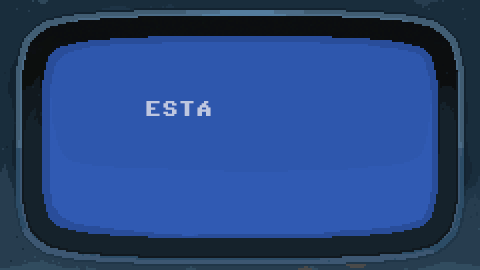
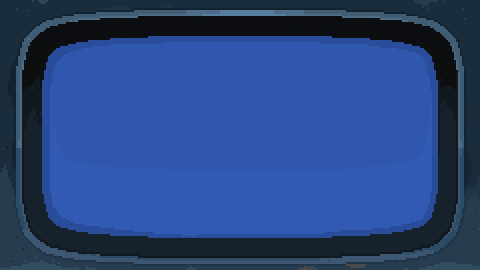
Revision of a layered w=480, h=270 image; what changed, layer by layer:
removed layer "ESTÁ" (was 60%) over bbox(146, 101, 211, 116)
